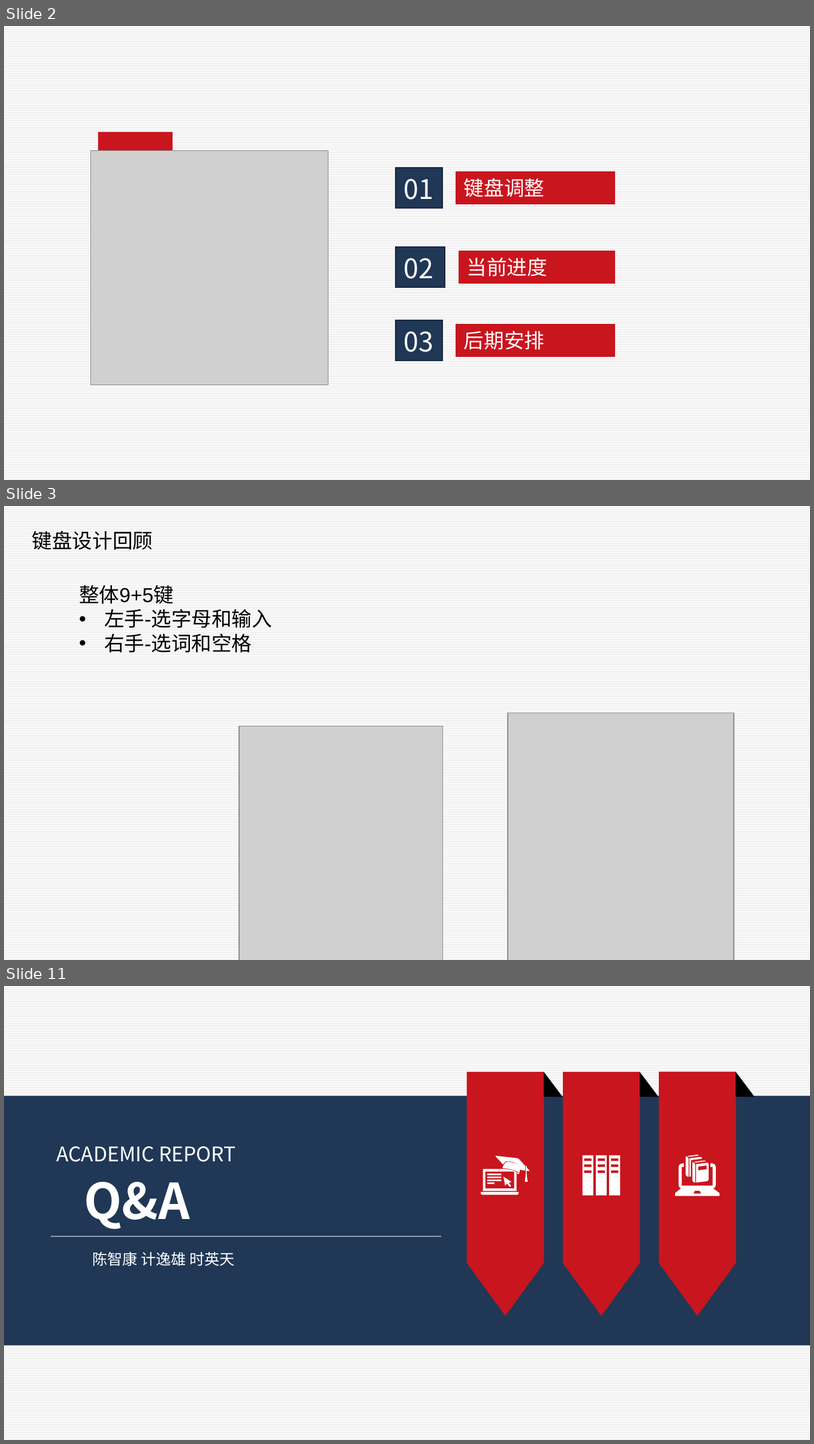
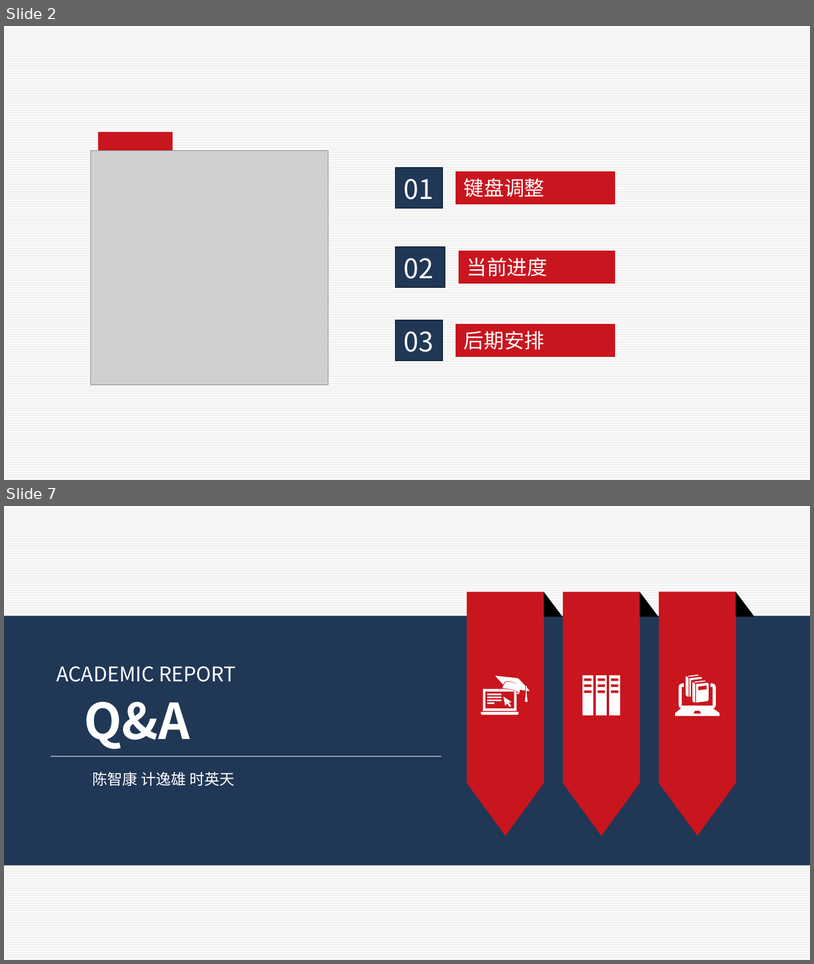
Before and after one commit to jiyixiong/keyboard, a slide deck: 人机交互.pptx. Shown one above the other, each under a label of ours: slides 2, 3 and 11 before the commit, slides 2 and 7 after it; the slides between them are not shown. The pictures are 814x1444 and 814x964 pixels, drawn with LibreOffice and Linux fonts; fonts in the diff are those of the drawing; grey boxes stand for pictures. Boxes give left, top, right and bottom in pixels: in the first picture for what was removed or moved away, otherwise in the second. Text is boxed around its words. In the diff, an @@ line names an element or a change of style, - is before the commit and + after.

```diff
--- a/人机交互.pptx
+++ b/人机交互.pptx
@@ slide 3 removed at [4,506,810,960], background pattern #F2F2F2 on #FFFFFF @@
@@ text removed at [32,531,153,550] @@
-键盘设计回顾
@@ text removed at [79,585,272,652] @@
-整体9+5键
-• 左手-选字母和输入
-• 右手-选词和空格
@@ picture removed at [508,712,735,960] @@
@@ picture removed at [239,726,443,960] @@
@@ what was slide 11 is now slide 7 @@
```
Also in this commit, not shown: 1 slide changed, 3 slides added, 6 other slides removed, 1 other file.
